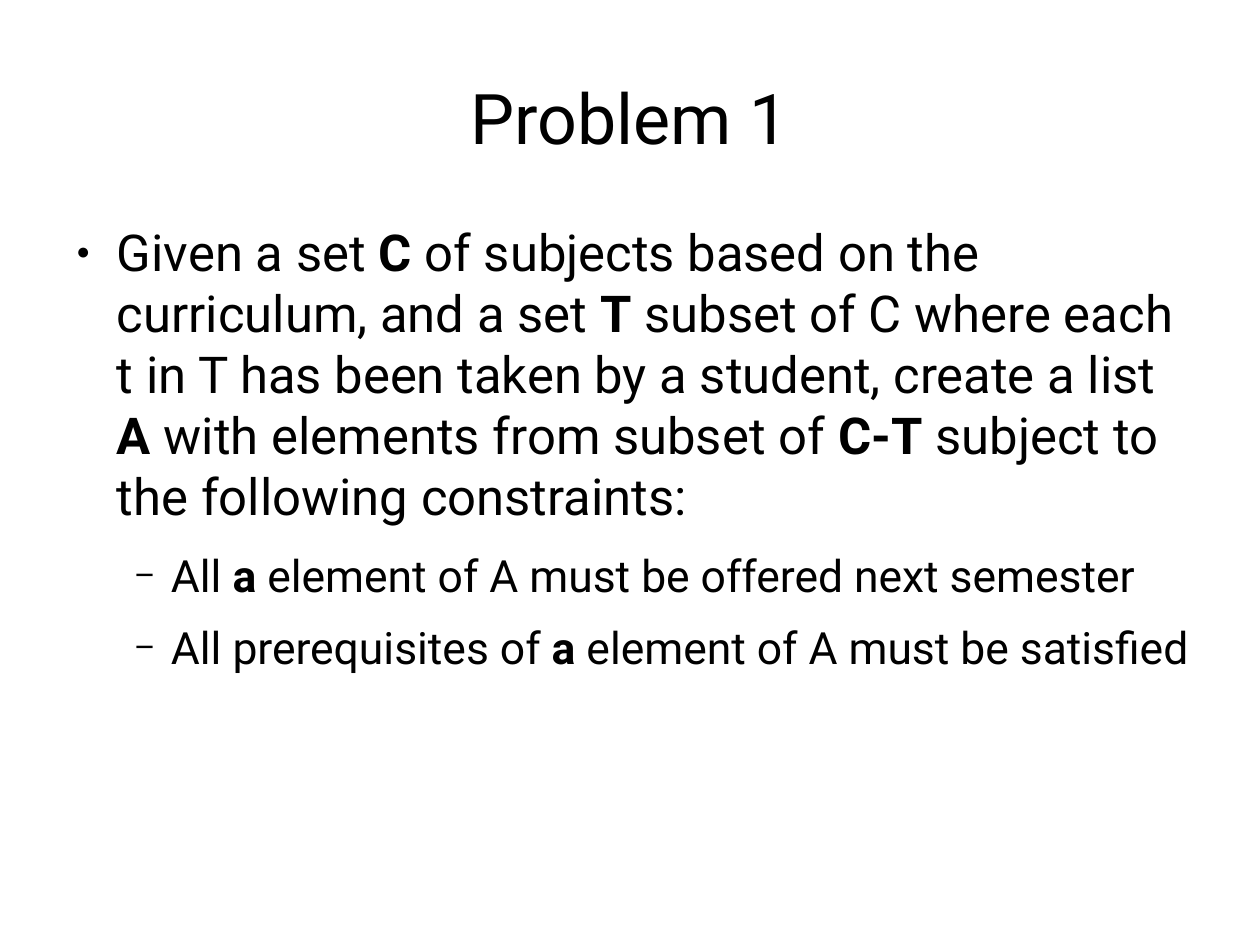
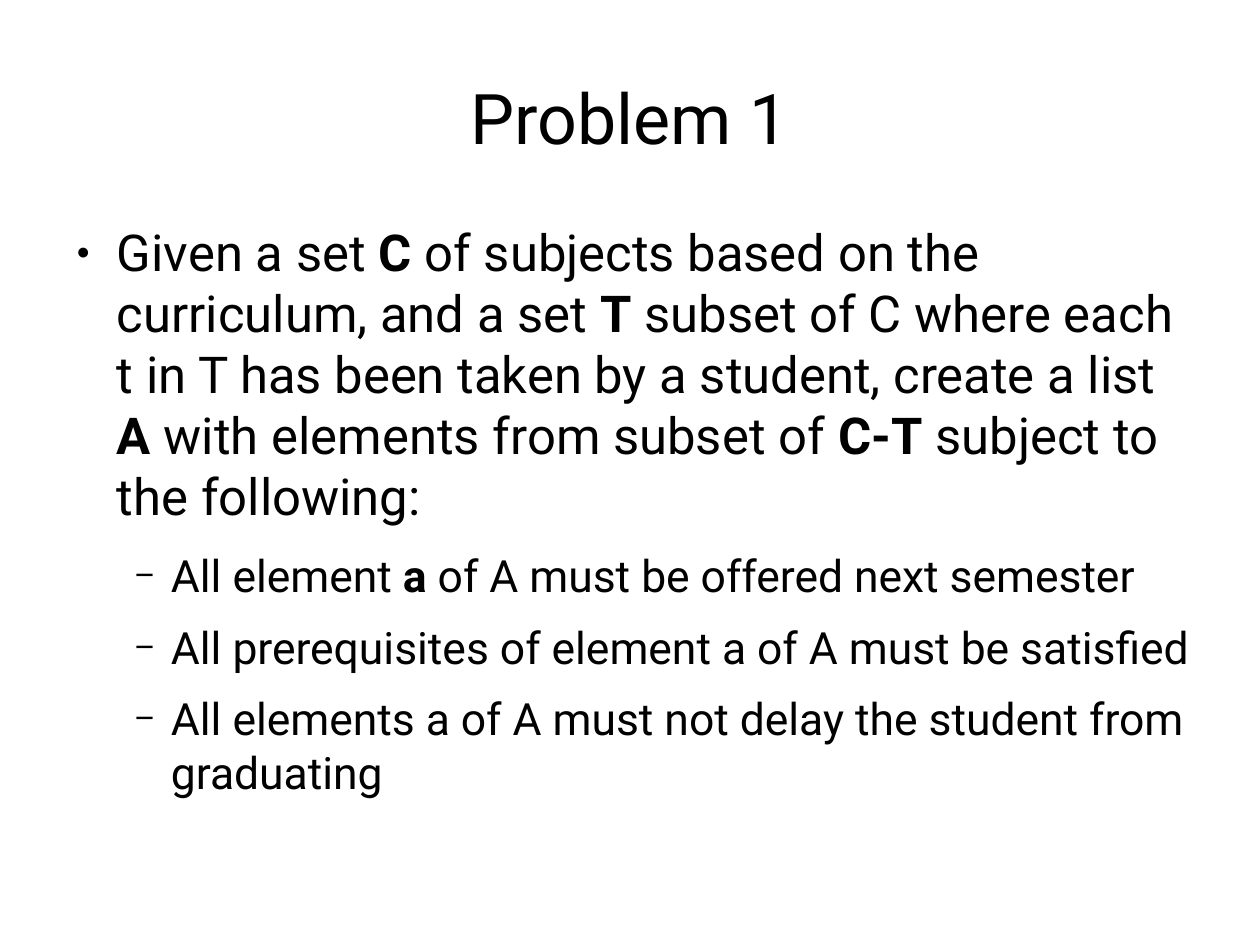
Before and after one commit to jachermocilla/jach-homepage, a slide deck: slide 7 of seminar-2008.odp (slide 6 before the commit). Drawn at 1260x945 pixels with LibreOffice and Linux fonts; fonts in the diff are those of the drawing. Boxes give left, top, right and bottom in pixels: in the first picture for what was removed or moved away, otherwise in the second. Text is boxed around its words. In the diff, an @@ line names an element or a change of style, - is before the commit and + after.

```diff
--- a/seminar-2008.odp
+++ b/seminar-2008.odp
@@ text at box(117, 232, 1188, 799): text changed @@
-● Given a set C of subjects based on the curriculum, and a set T subset of C where each t in T has been taken by a student, create a list A with elements from subset of C-T subject to the following constraints:
-  − All a element of A must be offered next semester
-  − All prerequisites of a element of A must be satisfied
+● Given a set C of subjects based on the curriculum, and a set T subset of C where each t in T has been taken by a student, create a list A with elements from subset of C-T subject to the following:
+  − All element a of A must be offered next semester
+  − All prerequisites of element a of A must be satisfied
+  − All elements a of A must not delay the student from graduating
```
Also in this commit, not shown: 2 other slides changed, 25 slides added, 1 other file.
